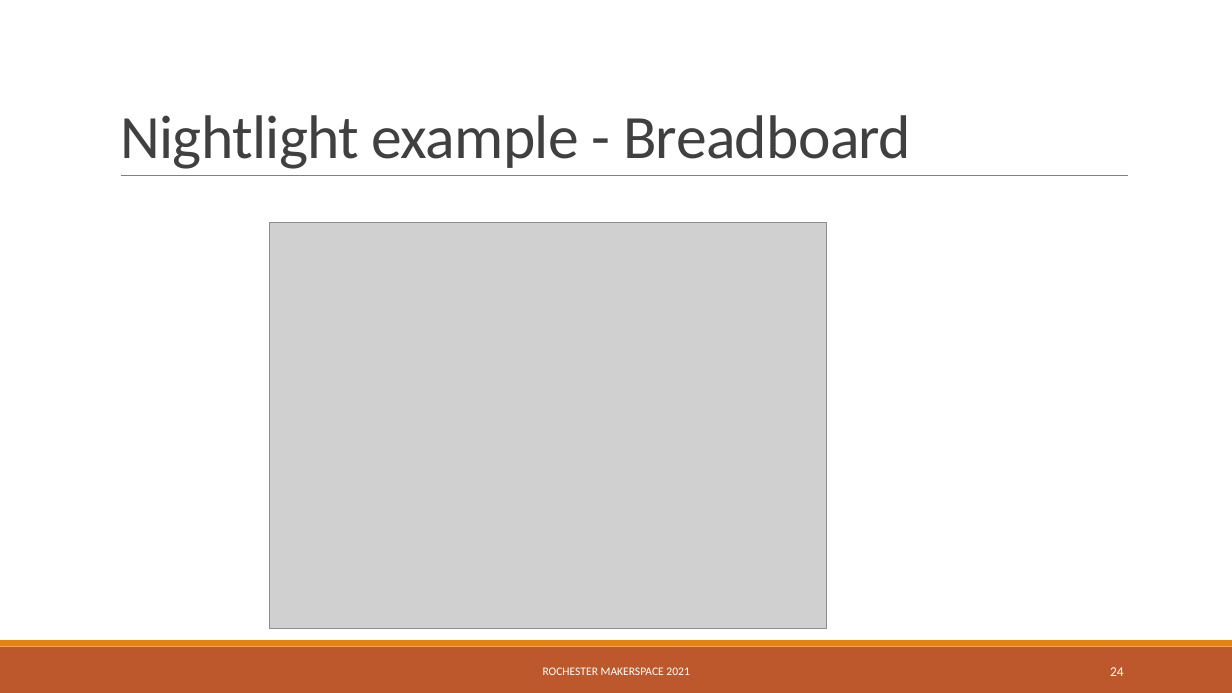
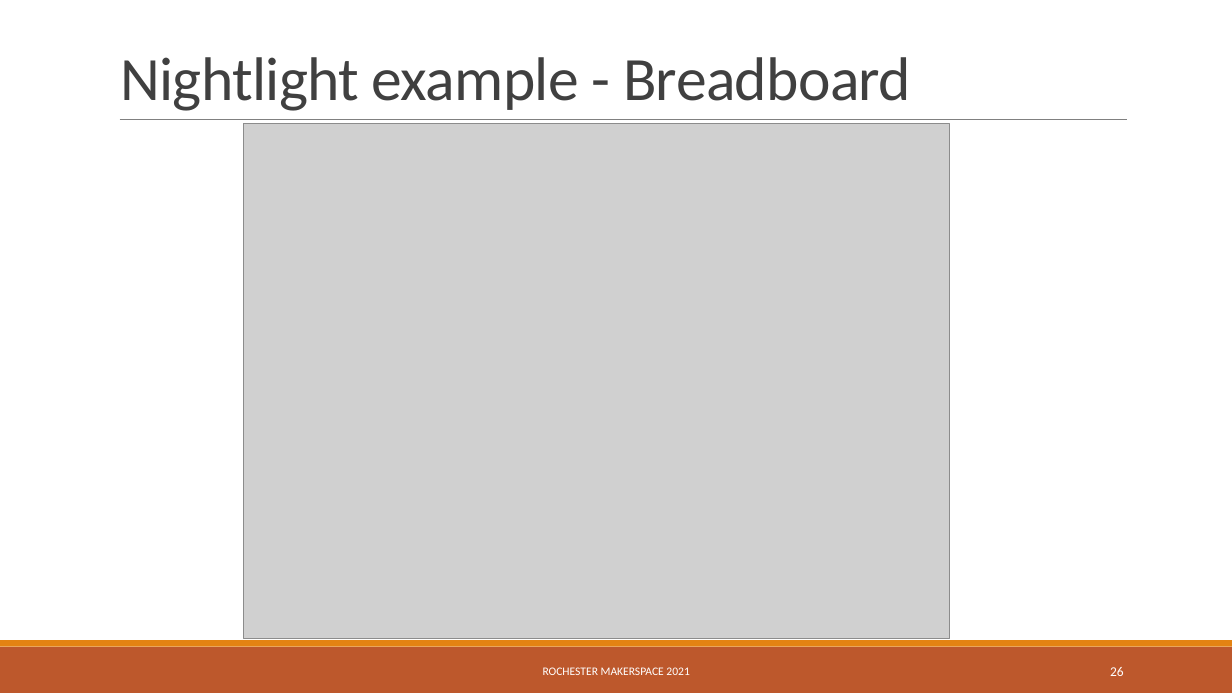
Before and after one commit to RochesterMakerSpace/ArduinoClass, a slide deck: slide 26 of docs/Introduction to Arduino.pptx (slide 24 before the commit). Drawn at 1232x693 pixels with LibreOffice and Linux fonts; fonts in the diff are those of the drawing; grey boxes stand for pictures. Boxes give left, top, right and bottom in pixels: in the first picture for what was removed or moved away, otherwise in the second. Text is boxed around its words. In the diff, an @@ line names an element or a change of style, - is before the commit and + after.

```diff
--- a/docs/Introduction to Arduino.pptx
+++ b/docs/Introduction to Arduino.pptx
@@ title "Nightlight example - Breadboard": place and size @@
-title "Nightlight example - Breadboard" at <box>120,115,911,169</box>
+title "Nightlight example - Breadboard" at <box>120,57,911,111</box>
@@ line moved from (121, 176) - (1128, 176) to (120, 119) - (1128, 119) @@
@@ picture: place and size @@
-picture at <box>270,223,827,629</box>
+picture at <box>244,124,950,640</box>
@@ page number at <box>1110,667,1124,676</box>: text changed @@
-24
+26
```
Also in this commit, not shown: 18 other slides changed, 3 slides added, 1 slide removed, 6 other files.
